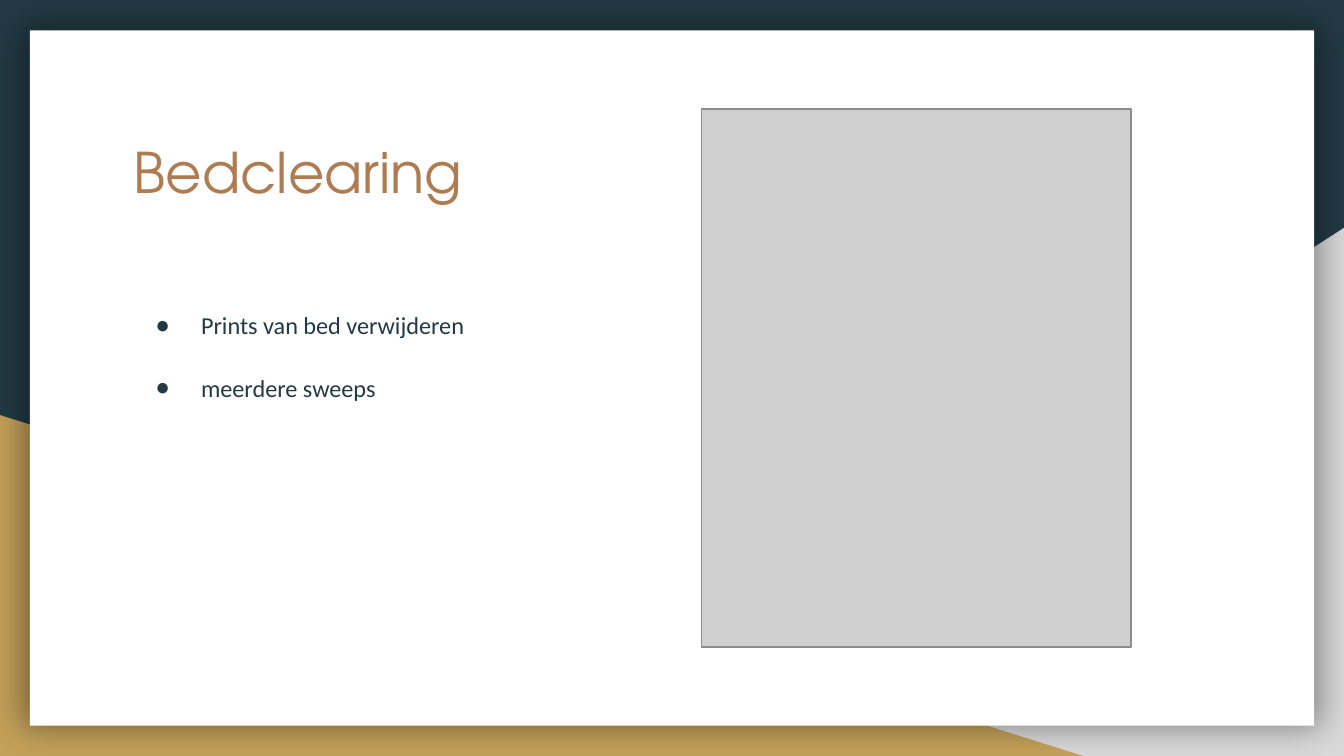
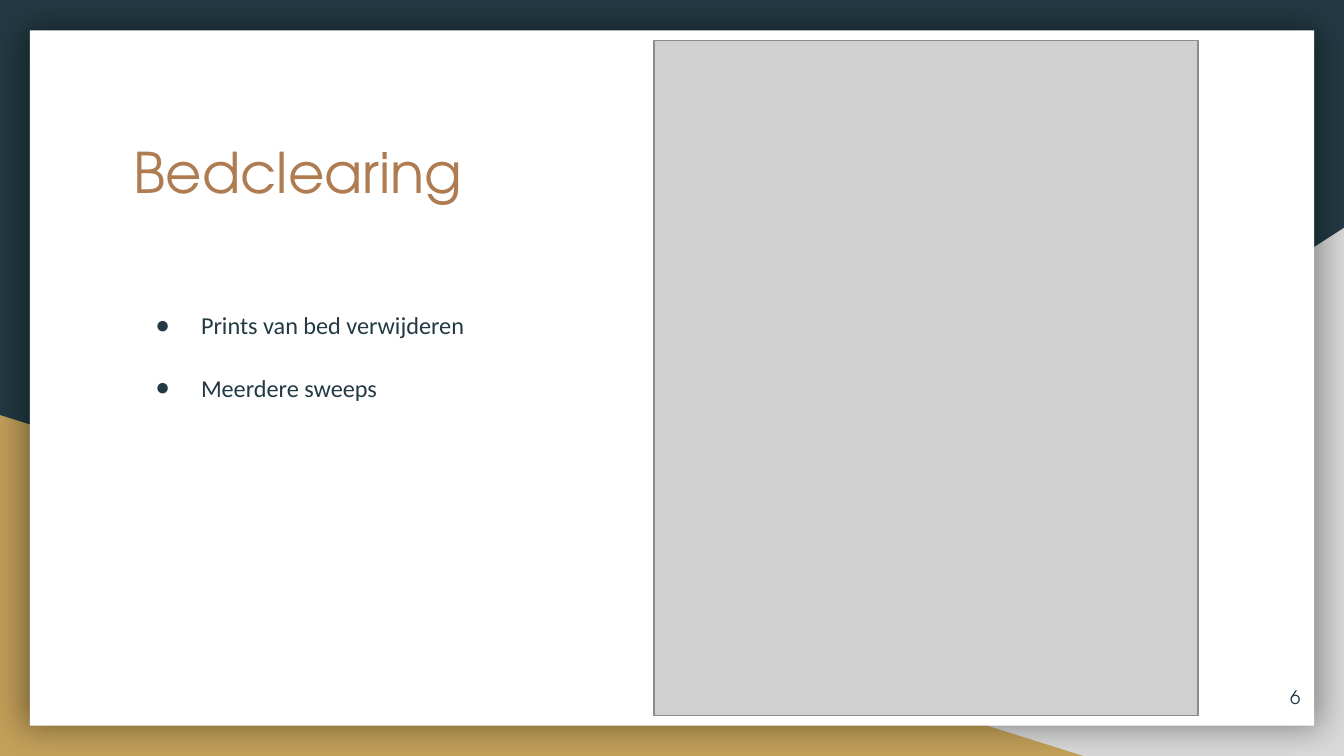
Before and after one commit to 12003586/PEM-3D-printer, a slide deck: slide 6 of PEM_3D_Printer_Presentatie_2223.pptx. Drawn at 1344x756 pixels with LibreOffice and Linux fonts; fonts in the diff are those of the drawing; grey boxes stand for pictures. Boxes give left, top, right and bottom in pixels: in the first picture for what was removed or moved away, otherwise in the second. Text is boxed around its words. In the diff, an @@ line names an element or a change of style, - is before the commit and + after.

```diff
--- a/PEM_3D_Printer_Presentatie_2223.pptx
+++ b/PEM_3D_Printer_Presentatie_2223.pptx
@@ picture resized from (x1=702, y1=109, x2=1130, y2=646) to (x1=655, y1=40, x2=1199, y2=715) @@
@@ text at (x1=201, y1=380, x2=377, y2=401): text changed @@
-● meerdere sweeps
+● Meerdere sweeps
@@ page number added at (x1=1290, y1=690, x2=1300, y2=705), 10 pt, text #233A44 @@
+6
```
Also in this commit, not shown: 17 other slides changed, 1 slide added, 1 slide removed, 1 other file.
